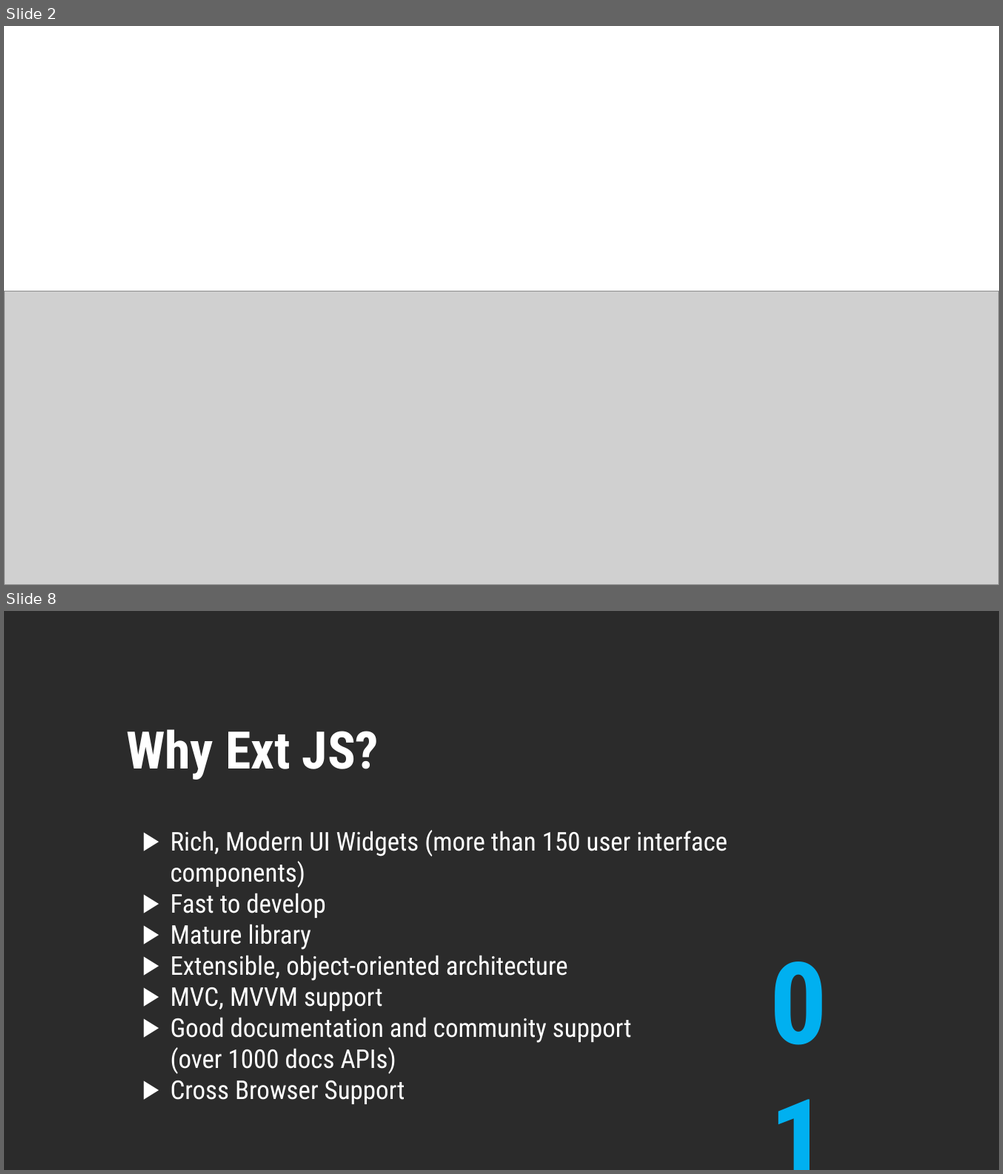
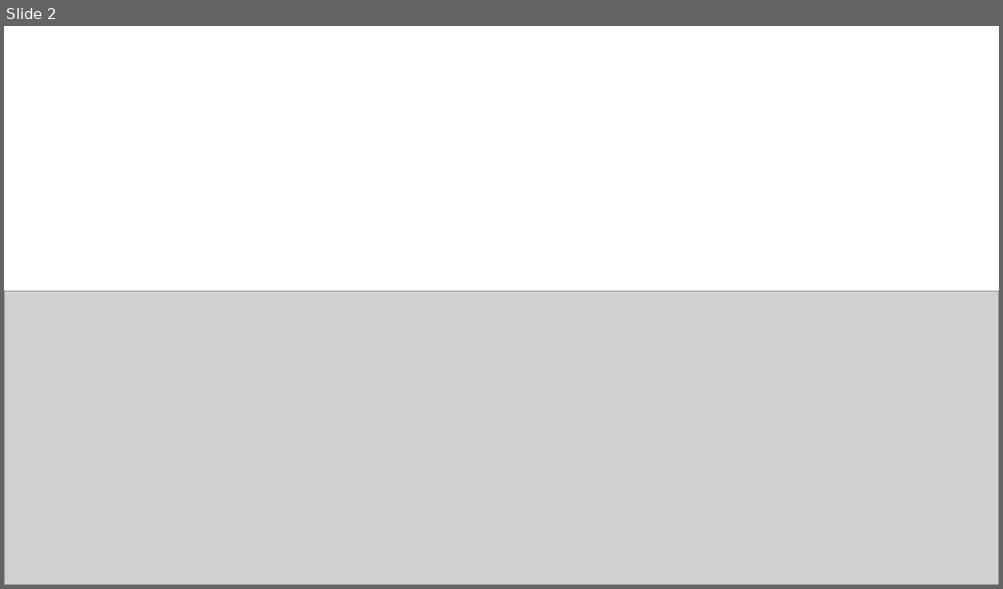
Before and after one commit to cminhho/ExtJS-Presentation, a slide deck: Introduction to Ext JS.pptx. Shown one above the other, each under a label of ours: slides 2 and 8 before the commit, slide 2 after it; the slides between them are not shown. The pictures are 1003x1174 and 1003x589 pixels, drawn with LibreOffice and Linux fonts; fonts in the diff are those of the drawing; grey boxes stand for pictures; background and template pictures are left out; a plain dark background stands for a picture behind light text. Boxes give left, top, right and bottom in pixels: in the first picture for what was removed or moved away, otherwise in the second. Text is boxed around its words. In the diff, an @@ line names an element or a change of style, - is before the commit and + after.

```diff
--- a/Introduction to Ext JS.pptx
+++ b/Introduction to Ext JS.pptx
@@ slide 8 removed at (x1=4, y1=611, x2=999, y2=1170), background picture (left out) @@
@@ text removed at (x1=126, y1=729, x2=378, y2=780) @@
-Why Ext JS?
@@ text removed at (x1=170, y1=830, x2=727, y2=1074) @@
-▶ Rich, Modern UI Widgets (more than 150 user interface components)
-▶ Fast to develop
-▶ Mature library
-▶ Extensible, object-oriented architecture
-▶ MVC, MVVM support
-▶ Good documentation and community support
-  (over 1000 docs APIs)
-▶ Cross Browser Support
@@ text removed at (x1=762, y1=926, x2=882, y2=1072) @@
-01
```
Also in this commit, not shown: 5 slides changed, 2 other slides removed.
